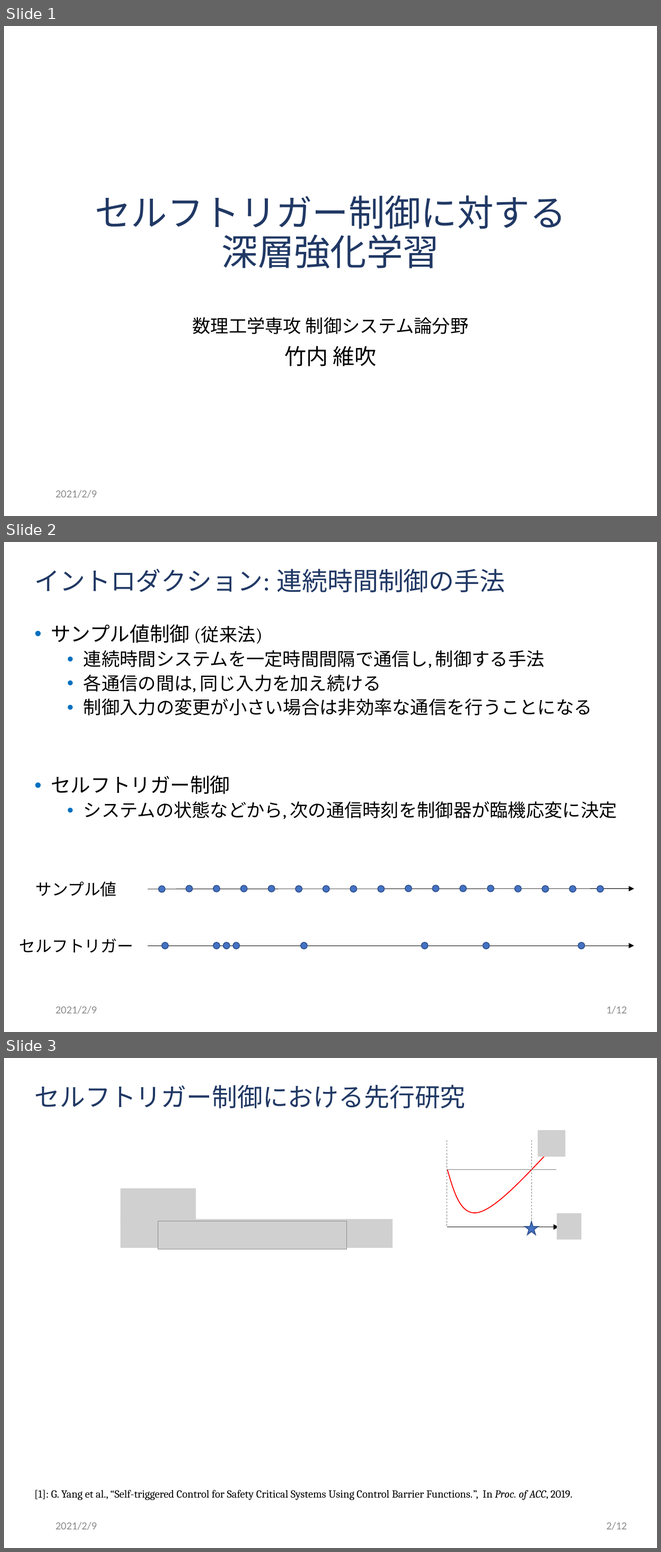
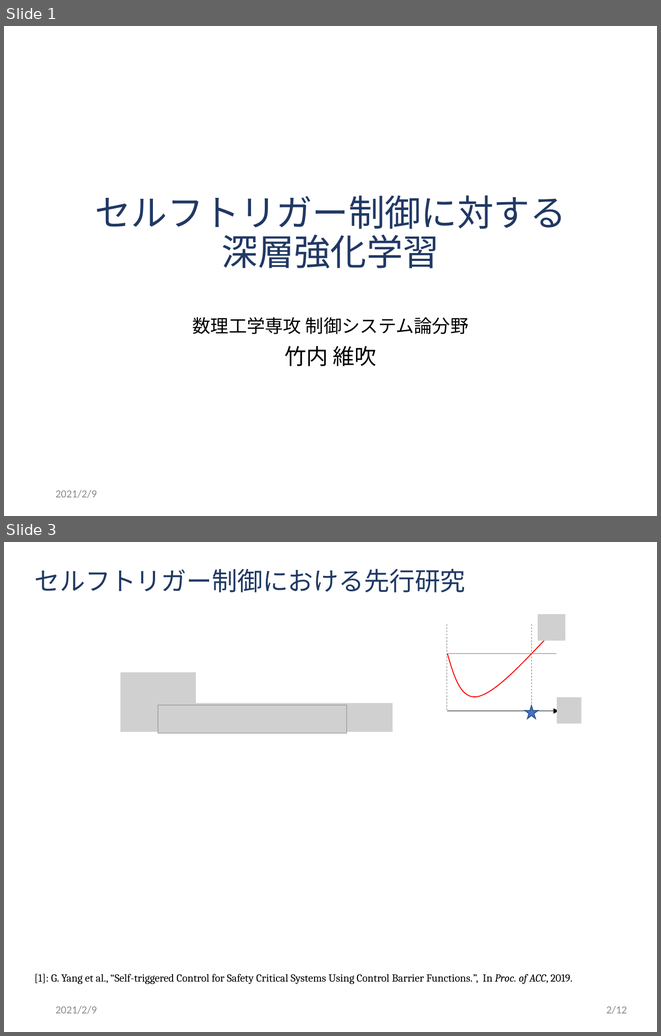
Before and after one commit to ibuki1024/thesis, a slide deck: slide/master.pptx. Shown one above the other, each under a label of ours: slides 1, 2 and 3 before the commit, slides 1 and 3 after it; the slides between them are not shown. The pictures are 661x1552 and 661x1036 pixels, drawn with LibreOffice and Linux fonts; fonts in the diff are those of the drawing; grey boxes stand for pictures; background and template pictures are left out. Boxes give left, top, right and bottom in pixels: in the first picture for what was removed or moved away, otherwise in the second. Text is boxed around its words. In the diff, an @@ line names an element or a change of style, - is before the commit and + after.

```diff
--- a/slide/master.pptx
+++ b/slide/master.pptx
@@ slide 2 removed at bbox=[4, 542, 657, 1032], background #FFFFFF @@
@@ title removed at bbox=[35, 568, 505, 592] @@
-イントロダクション: 連続時間制御の手法
@@ text removed at bbox=[51, 624, 617, 819] @@
-• サンプル値制御 (従来法)
-  • 連続時間システムを一定時間間隔で通信し, 制御する手法
-  • 各通信の間は, 同じ入力を加え続ける
-  • 制御入力の変更が小さい場合は非効率な通信を行うことになる
-• セルフトリガー制御
-  • システムの状態などから, 次の通信時刻を制御器が臨機応変に決定
@@ text removed at bbox=[36, 881, 117, 897] @@
-サンプル値
@@ arrow removed from (148, 889) to (634, 889) @@
@@ ellipse removed at bbox=[159, 885, 165, 892] @@
@@ ellipse removed at bbox=[186, 885, 193, 892] @@
@@ ellipse removed at bbox=[213, 885, 220, 892] @@
@@ ellipse removed at bbox=[240, 885, 247, 892] @@
@@ ellipse removed at bbox=[268, 885, 275, 892] @@
@@ ellipse removed at bbox=[295, 885, 302, 892] @@
@@ ellipse removed at bbox=[323, 885, 329, 892] @@
@@ ellipse removed at bbox=[350, 885, 356, 892] @@
@@ ellipse removed at bbox=[378, 885, 384, 892] @@
@@ ellipse removed at bbox=[405, 885, 412, 891] @@
@@ ellipse removed at bbox=[432, 885, 439, 891] @@
@@ ellipse removed at bbox=[460, 885, 466, 891] @@
@@ ellipse removed at bbox=[487, 885, 494, 891] @@
@@ ellipse removed at bbox=[514, 885, 521, 892] @@
@@ ellipse removed at bbox=[542, 885, 548, 892] @@
@@ ellipse removed at bbox=[570, 885, 576, 892] @@
@@ ellipse removed at bbox=[597, 885, 603, 892] @@
@@ text removed at bbox=[19, 938, 134, 952] @@
-セルフトリガー
@@ arrow removed from (148, 945) to (634, 945) @@
@@ ellipse removed at bbox=[162, 942, 168, 949] @@
@@ ellipse removed at bbox=[213, 942, 220, 949] @@
@@ ellipse removed at bbox=[223, 942, 230, 949] @@
@@ ellipse removed at bbox=[233, 942, 240, 949] @@
@@ ellipse removed at bbox=[300, 942, 307, 949] @@
@@ ellipse removed at bbox=[421, 942, 428, 949] @@
@@ ellipse removed at bbox=[483, 942, 489, 949] @@
@@ ellipse removed at bbox=[578, 942, 584, 949] @@
@@ text removed at bbox=[55, 1006, 97, 1014] @@
-2021/2/9
@@ page number removed at bbox=[606, 1006, 627, 1014] @@
-1/12
```
Also in this commit, not shown: 5 slides changed, 1 slide added, 2 other slides removed, 2 other files.
